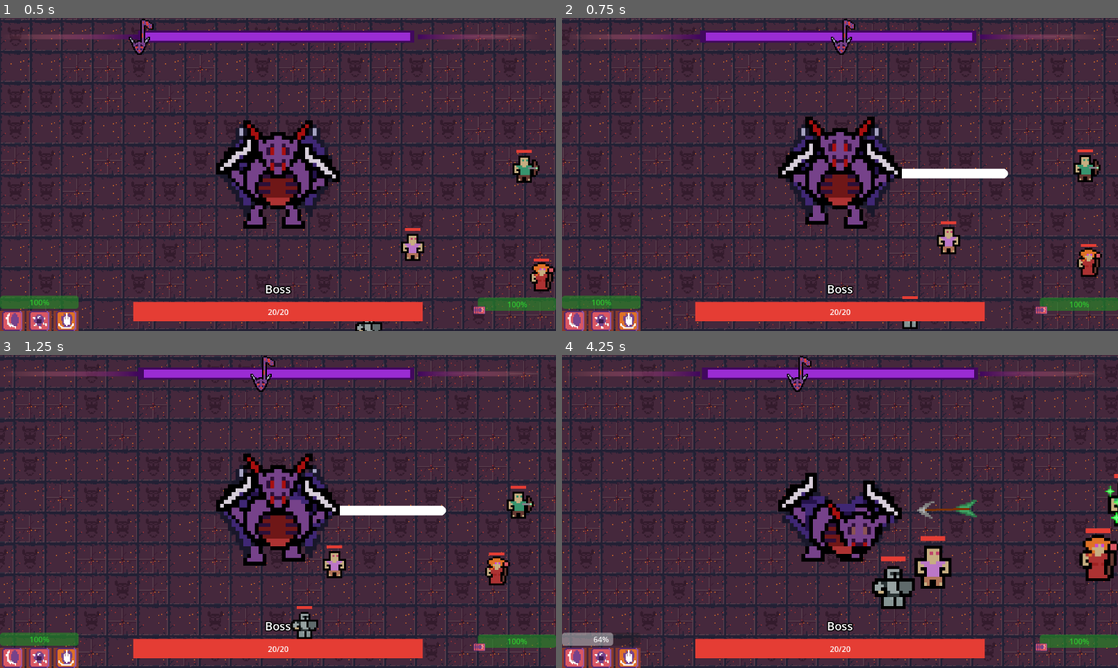
Above: before the commit, frames 1-4 (two rows, left to right).
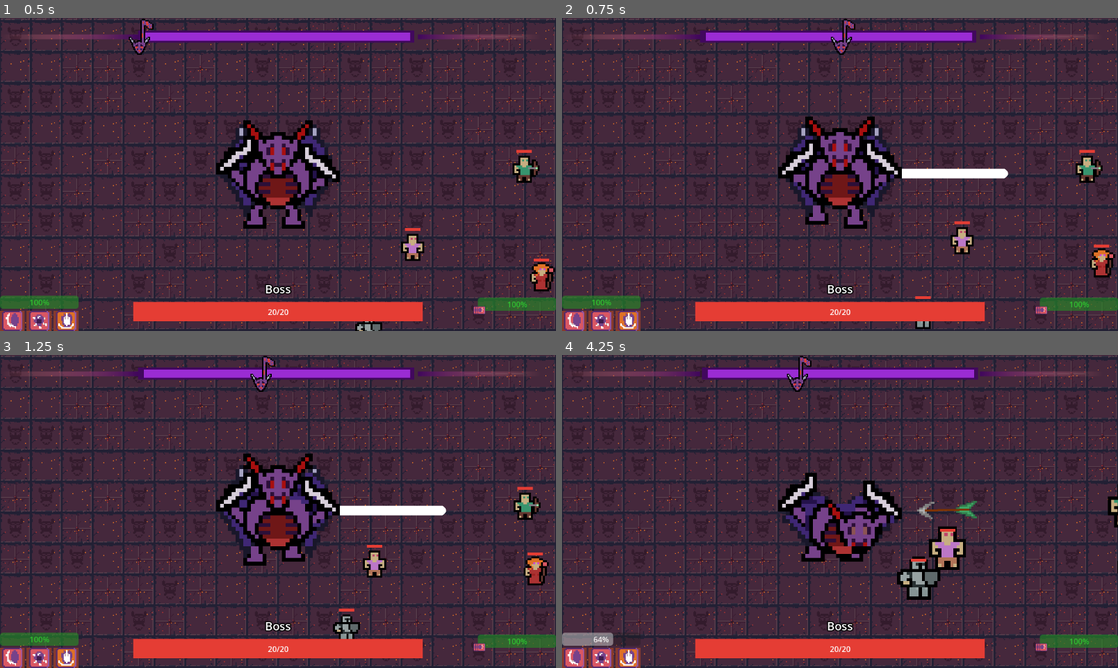
Above: after the commit, the same moments.

Repository: DevFTB/GMTK2023
Game: Godot game, scene res://main.tscn
The game is run twice, just before and just after one commit, with the same random seed, the same clock (stepped at 60 frames per second) and the same inputs.
Inputs (mouse positions are in pixels of both pictures, inside the frame that each line leads up to):
- Up to frame 1 (0.5 s): no input
- Up to frame 2 (0.75 s): tap Enter at 0.5 s; move the mouse to (962, 158) at 0.52 s; hold D (move_right) from 0.53 s (still down); hold Q (activate_combo_1) from 0.53 s (still down); click (962, 158) at 0.67 s
- Up to frame 3 (1.25 s): keep holding D (move_right); keep holding Q (activate_combo_1)
- Up to frame 4 (4.25 s): release D (move_right) at 1.25 s; release Q (activate_combo_1) at 1.25 s; drag from (728, 527) to (812, 574) at 1.27 s; move the mouse to (895, 442) at 2.02 s; press the mouse at (895, 442) at 2.03 s; hold D (move_right) 2.03-2.75 s; release the mouse at (895, 442) at 2.75 s; drag from (812, 574) to (673, 464) at 2.77 s; move the mouse to (1006, 558) at 3.52 s; hold A (move_left) from 3.53 s (still down); hold E (activate_combo_2) from 3.53 s (still down); tap Space (debug_key) at 4.15 s

Frame 1 is identical in both runs. In frame 2, 17% of the frame differs, in the area x 0-100%, y 0-100%; in frame 3, 16%; in frame 4, 19%.
Error in both runs: Invalid call. Nonexistent function 'angle' in base 'Nil'. (res://entities/boss/Boss.gd:52)

Commit message:
better player deaths and flying

Diff:
--- a/entities/boss/Aiming.gd
+++ b/entities/boss/Aiming.gd
@@ -5,6 +5,7 @@
 func enter():
 	#animator.play("aiming")
 	aimer.visible = true
+	boss.movement_dir = Vector2.ZERO
 	pass
 func process_input(event: InputEvent):
 	if event is InputEventMouseMotion:
--- a/entities/boss/Boss.gd
+++ b/entities/boss/Boss.gd
@@ -99,8 +99,9 @@
 func read_file(path):
 	return FileAccess.open(path, FileAccess.READ).get_as_text()
 
-
-func teleport(movement_vector: Vector2, duration = 0.3):
+@export var _tiles_per_level = 2
+@export var _max_tiles_knockback = 10
+func teleport(movement_vector: Vector2, duration = 0.3, level = 1):
 
 
 	var collision = move_and_collide(movement_vector, true)
@@ -130,7 +131,7 @@
 
 			if hit_collider.is_in_group("player"):
 				print(hit_collider)
-				collider.apply_knockback(20*32, collision.get_travel().normalized())
+				collider.apply_knockback(min(_max_tiles_knockback * 32, _tiles_per_level * 32 * boss_stats.level), collision.get_travel().normalized())
 	else:
 		tween.tween_property(self, "position", position + movement_vector, duration)
 #	if collider != null and collider.is_in_group("player"):
--- a/entities/boss/action/DashBossAction.gd
+++ b/entities/boss/action/DashBossAction.gd
@@ -3,5 +3,5 @@
 @export var teleport_distance = 32 * 5
 
 func do_effect(boss: Boss, direction: Vector2):
-	boss.teleport(direction * teleport_distance)
+	boss.teleport(direction * teleport_distance, level)
 	pass
--- a/entities/players/Player.gd
+++ b/entities/players/Player.gd
@@ -10,8 +10,11 @@
 var dead = false
 var slow_factor = 0.5
 
+@export var wall_hit_damage = 6
+
+
 var death_messages = ["AHHHHH", "It's over", "Nooooo", "It's just a flesh wound", "ow"]
-
+var flying_messages = ["WHOA!!!!", "I can see the world!", "It's not the fall that kills you."]
 var status_sprite_mappings = {
 	"stunned": 0,
 	"slowed": 1
@@ -26,11 +29,11 @@
 func _process(delta):
 	pass
 
-func take_damage(damage: int):
+func take_damage(damage: int, immediate_source = false):
 	health -= damage
 	$PlayerGUI.health_changed(health, -damage)
 	if health <= 0:
-		die()
+		die(immediate_source)
 
 func heal(heal: int):
 	health = min(max_health, heal + health)
@@ -81,15 +84,17 @@
 	var scale_factor = 1.5 + _knockback_scale_factor * knock_back
 
 	var tween = get_tree().create_tween()
-	tween.tween_property(self, "scale", Vector2(scale_factor,scale_factor), time / 3).from_current()
-	tween.tween_property(self, "scale", Vector2(1,1), 2*time / 3).set_delay( time/3)
+	tween.tween_property($Sprite2D, "scale", $Sprite2D.scale * scale_factor, time / 3).from_current()
+	tween.tween_property($Sprite2D, "scale", $Sprite2D.scale, 2*time / 3).set_delay( time/3)
 	tween.tween_callback(func():
 		_flying = false;
 		collision_mask = collision_mask | (1 << 3)
 		)
 
-	if randi() % 4 == 0 or knock_back > 128:
-		speak("WHOAA!!!")
+	if knock_back > 128:
+		speak(flying_messages[randi() % flying_messages.size()])
+	elif randi() % 4 == 0:
+		speak("WHOA!")
 	pass
 
 func move(loc, delta):
@@ -102,7 +107,9 @@
 		move_and_slide()
 	else:
 		if _flying:
-			move_and_collide(_velocity_override * delta)
+			var collision = move_and_collide(_velocity_override * delta)
+			if collision:
+				take_damage(wall_hit_damage, true)
 			_velocity_override -= _velocity_override * _deceleration_factor *delta
 
 func speak(text, time=2):
@@ -117,16 +124,18 @@
 #	else:
 #		global_position += speed * delta * (loc -  global_position).normalized()
 
-func die():
+func die(immediate = false):
 	dead = true
 	speak(death_messages.pick_random(), 1)
 
-	await get_tree().create_timer(1.0).timeout
+	if not immediate:
+		await get_tree().create_timer(1.0).timeout
 	$PlayerGUI.visible = false
 	$StatusEffect.visible = false
 	$Sprite2D.visible = false
-	$CollisionShape2D.queue_free()
 
+
+	$CollisionShape2D.set_deferred("disabled", true)
 	$DeadSprite.visible = true
 
 func _input(event):
--- a/entities/players/Player.tscn
+++ b/entities/players/Player.tscn
@@ -23,6 +23,27 @@
 "name": &"default",
 "speed": 5.0
 }]
+
+[sub_resource type="Curve" id="Curve_2aanu"]
+_data = [Vector2(0.00478469, 0.315789), 0.0, 0.0, 0, 0, Vector2(0.181818, 0.978947), 0.0, 0.0, 0, 0, Vector2(1, 0.115789), 0.0, 0.0, 0, 0]
+point_count = 3
+
+[sub_resource type="CurveTexture" id="CurveTexture_nwk3o"]
+curve = SubResource("Curve_2aanu")
+
+[sub_resource type="ParticleProcessMaterial" id="ParticleProcessMaterial_uw237"]
+particle_flag_disable_z = true
+direction = Vector3(0, -1, 0)
+spread = 16.49
+gravity = Vector3(0, 0, 0)
+initial_velocity_min = 108.6
+initial_velocity_max = 108.6
+orbit_velocity_min = 0.0
+orbit_velocity_max = 0.0
+scale_min = 2.0
+scale_max = 4.0
+scale_curve = SubResource("CurveTexture_nwk3o")
+color = Color(0.921569, 0.313726, 0.443137, 1)
 
 [node name="Player" type="CharacterBody2D" groups=["player"]]
 z_index = -1
@@ -60,5 +81,10 @@
 z_index = -1
 texture = ExtResource("6_xp4pb")
 
+[node name="GPUParticles2D" type="GPUParticles2D" parent="DeadSprite"]
+amount = 16
+process_material = SubResource("ParticleProcessMaterial_uw237")
+lifetime = 0.4
+
 [connection signal="timeout" from="StatusEffect/StunTimer" to="." method="_on_stun_timer_timeout"]
 [connection signal="timeout" from="StatusEffect/SlowTimer" to="." method="_on_slow_timer_timeout"]
Not shown: 1 places in entities/players/Player.tscn that only renumber resources
